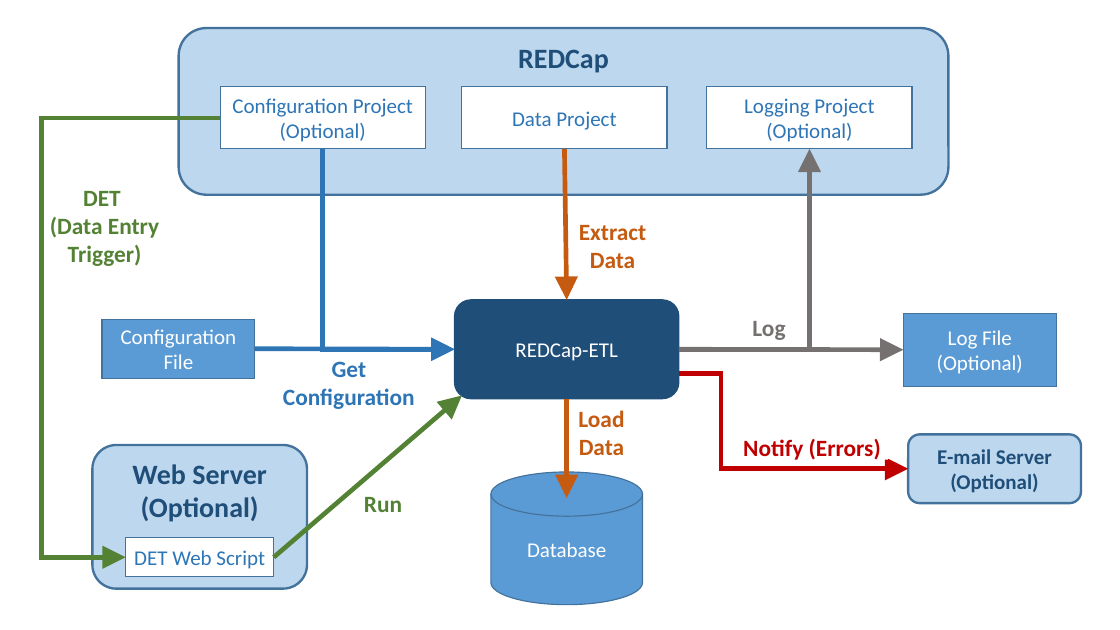
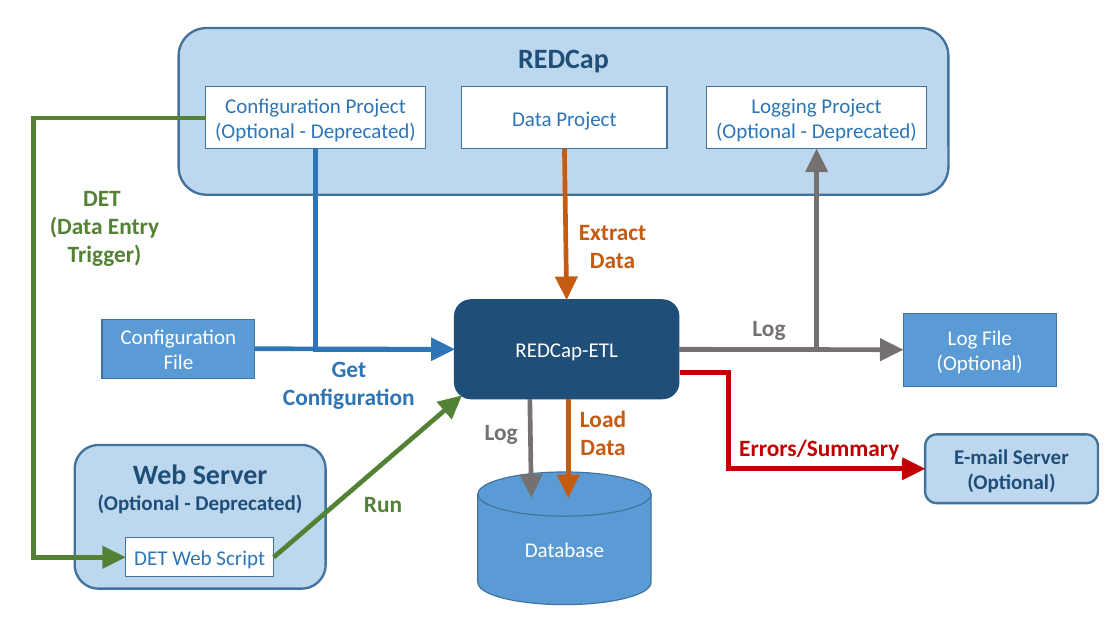
Before and after one commit to IUREDCap/redcap-etl, a slide deck: slide 1 of docs/etl-process.pptx. Drawn at 1120x630 pixels with LibreOffice and Linux fonts; fonts in the diff are those of the drawing. Boxes give left, top, right and bottom in pixels: in the first picture for what was removed or moved away, otherwise in the second. Text is boxed around its words. In the diff, an @@ line names an element or a change of style, - is before the commit and + after.

```diff
--- a/docs/etl-process.pptx
+++ b/docs/etl-process.pptx
@@ rectangle "Configuration Project": place and size @@
-rectangle "Configuration Project" at (220,87,425,149)
+rectangle "Configuration Project" at (206,87,425,149)
@@ rectangle "Logging Project": place and size @@
-rectangle "Logging Project" at (707,87,912,149)
+rectangle "Logging Project" at (707,87,927,149)
@@ elbow arrow moved from (126, 557) - (220, 118) to (126, 557) - (206, 118) @@
@@ text in rectangle at (215,123,416,142): text changed @@
-(Optional)
+(Optional - Deprecated)
@@ elbow arrow moved from (455, 350) - (323, 149) to (455, 350) - (316, 149) @@
@@ elbow arrow moved from (810, 149) - (679, 350) to (817, 149) - (679, 350) @@
@@ text in rectangle at (716,123,917,142): text changed @@
-(Optional)
+(Optional - Deprecated)
@@ elbow arrow moved from (908, 469) - (679, 374) to (925, 469) - (680, 372) @@
@@ arrow added from (530, 399) to (532, 497), #767171 4 pt @@
@@ rounded rectangle "Web Server": place and size @@
-rounded rectangle "Web Server" at (92,445,308,589)
+rounded rectangle "Web Server" at (75,445,326,589)
@@ text added at (485,425,518,444), 20 pt, text #767171, bold @@
+Log
@@ text at (739,439,899,460): text changed @@
-Notify (Errors)
+Errors/Summary
@@ rounded rectangle "E-mail Server (Optional)": place and size @@
-rounded rectangle "E-mail Server (Optional)" at (908,434,1081,503)
+rounded rectangle "E-mail Server (Optional)" at (925,434,1098,503)
@@ cylinder "Database": place and size @@
-cylinder "Database" at (491,472,643,605)
+cylinder "Database" at (478,472,651,605)
@@ text in rounded rectangle at (98,494,302,514): text changed; size 24 to 18 pt @@
-(Optional)
+(Optional - Deprecated)
```
Also in this commit, not shown: 1 other file.
